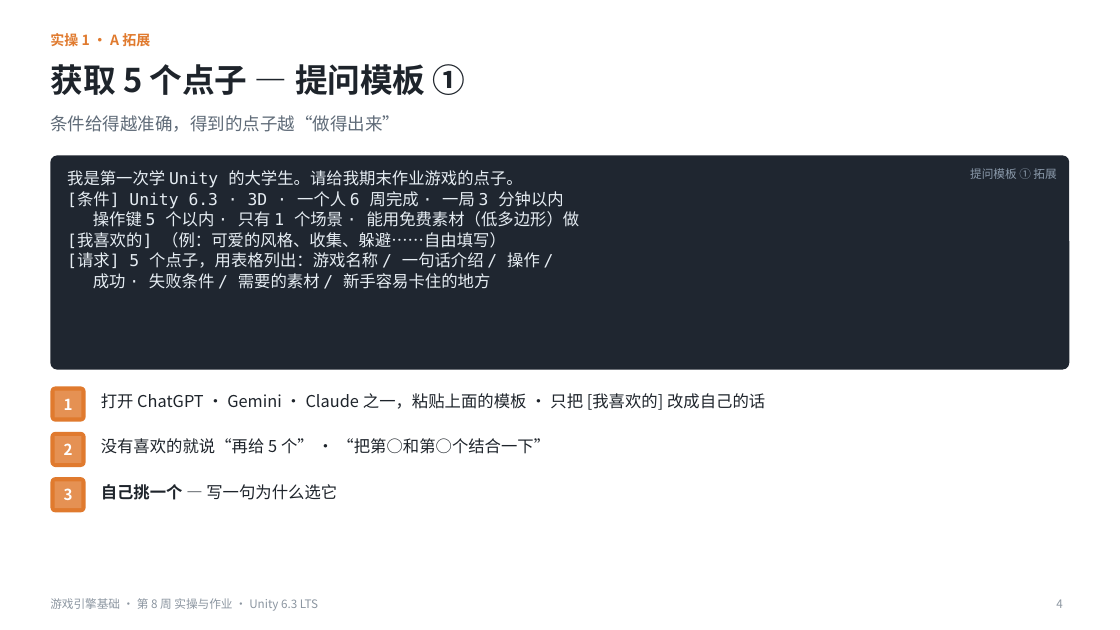
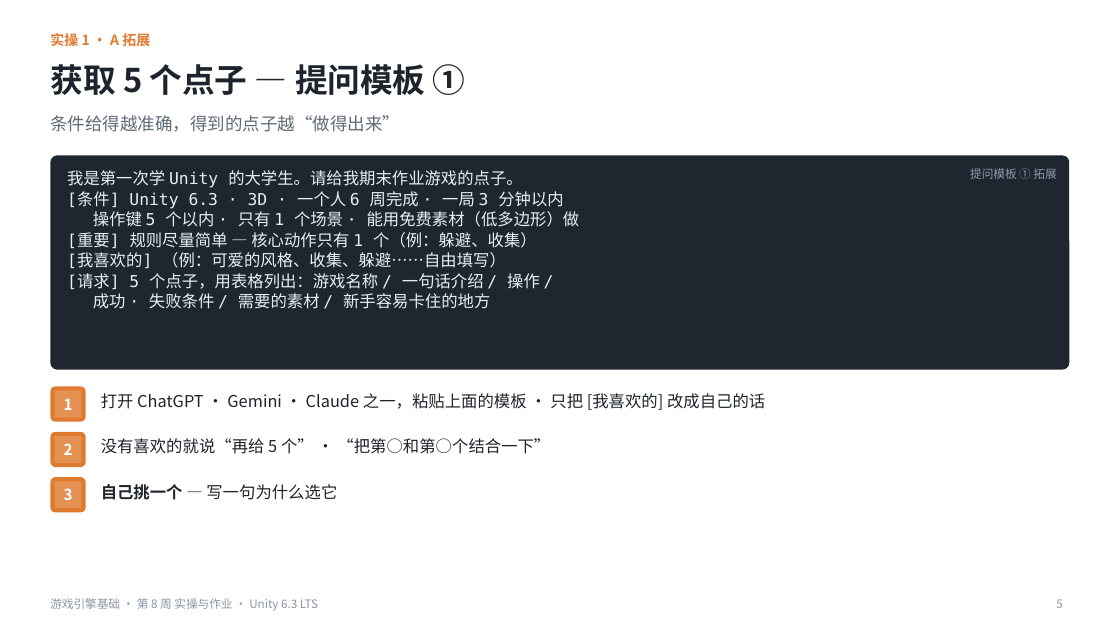
Before and after one commit to iplay-garden/game-engine-basics, a slide deck: slide 5 of 8주차/简体中文/游戏引擎基础_第8周_实操与作业指南_简体中文.pptx (slide 4 before the commit). Drawn at 1120x630 pixels with LibreOffice and Linux fonts; fonts in the diff are those of the drawing. Boxes give left, top, right and bottom in pixels: in the first picture for what was removed or moved away, otherwise in the second. Text is boxed around its words. In the diff, an @@ line names an element or a change of style, - is before the commit and + after.

```diff
--- a/8주차/简体中文/游戏引擎基础_第8周_实操与作业指南_简体中文.pptx
+++ b/8주차/简体中文/游戏引擎基础_第8周_实操与作业指南_简体中文.pptx
@@ text at bbox=[67, 232, 537, 248]: paragraph added @@
+[重要] 规则尽量简单 — 核心动作只有 1 个（例：躲避、收集）
@@ page number at bbox=[1056, 599, 1062, 608]: text changed @@
-4
+5
```
Also in this commit, not shown: 2 slides added, 4 other files.
